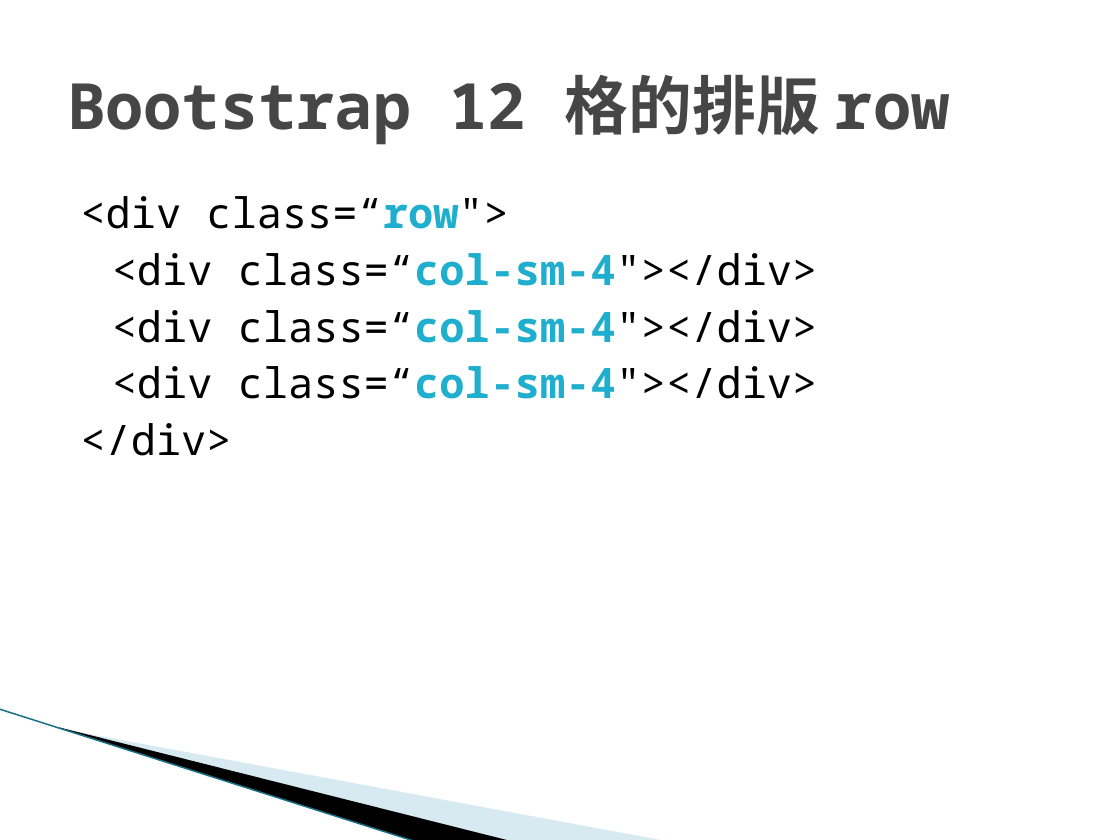
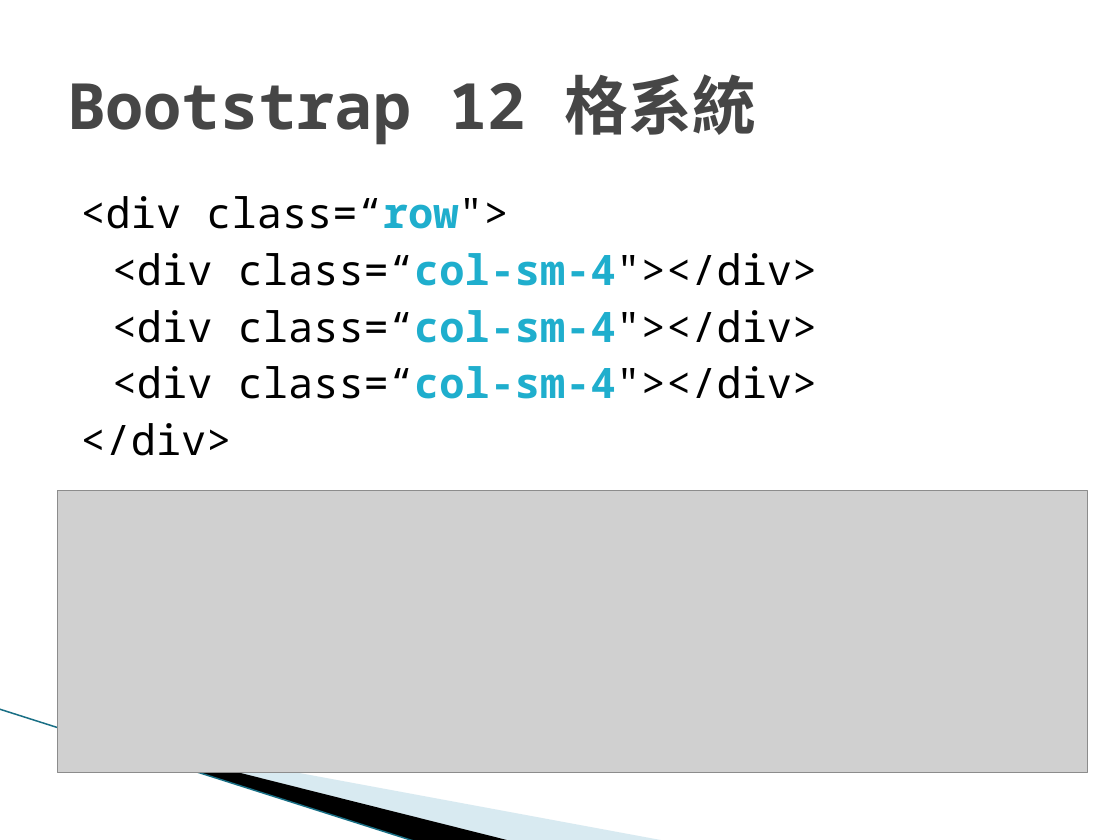
Before and after one commit to ericyuTestrite/TestRite-ITSG, a slide deck: slide 7 of Meeting-05/Bootstrap Lab 2.pptx (slide 6 before the commit). Drawn at 1120x840 pixels with LibreOffice and Linux fonts; fonts in the diff are those of the drawing; grey boxes stand for pictures; background and template pictures are left out. Boxes give left, top, right and bottom in pixels: in the first picture for what was removed or moved away, otherwise in the second. Text is boxed around its words. In the diff, an @@ line names an element or a change of style, - is before the commit and + after.

```diff
--- a/Meeting-05/Bootstrap Lab 2.pptx
+++ b/Meeting-05/Bootstrap Lab 2.pptx
@@ title at [67, 74, 756, 145]: text changed @@
-Bootstrap 12 格的排版 row
+Bootstrap 12 格系統
@@ picture added at [57, 491, 1088, 773] @@
```
Also in this commit, not shown: 1 other slide changed, 2 slides added, 18 other files.
